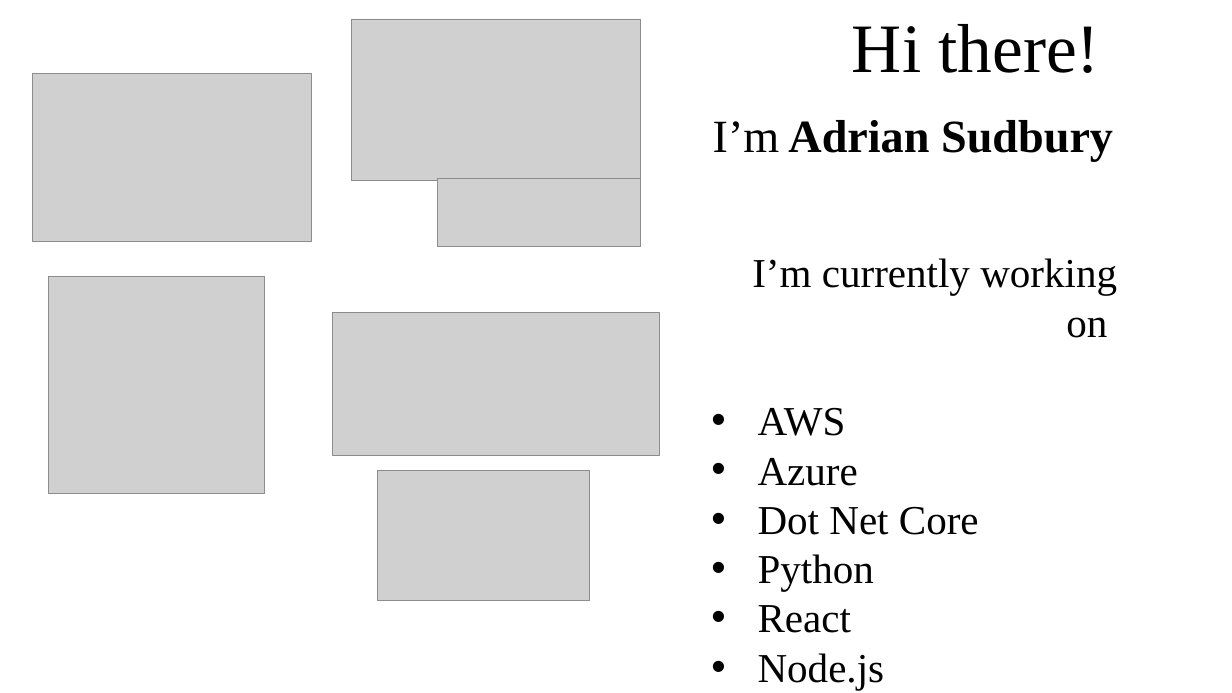
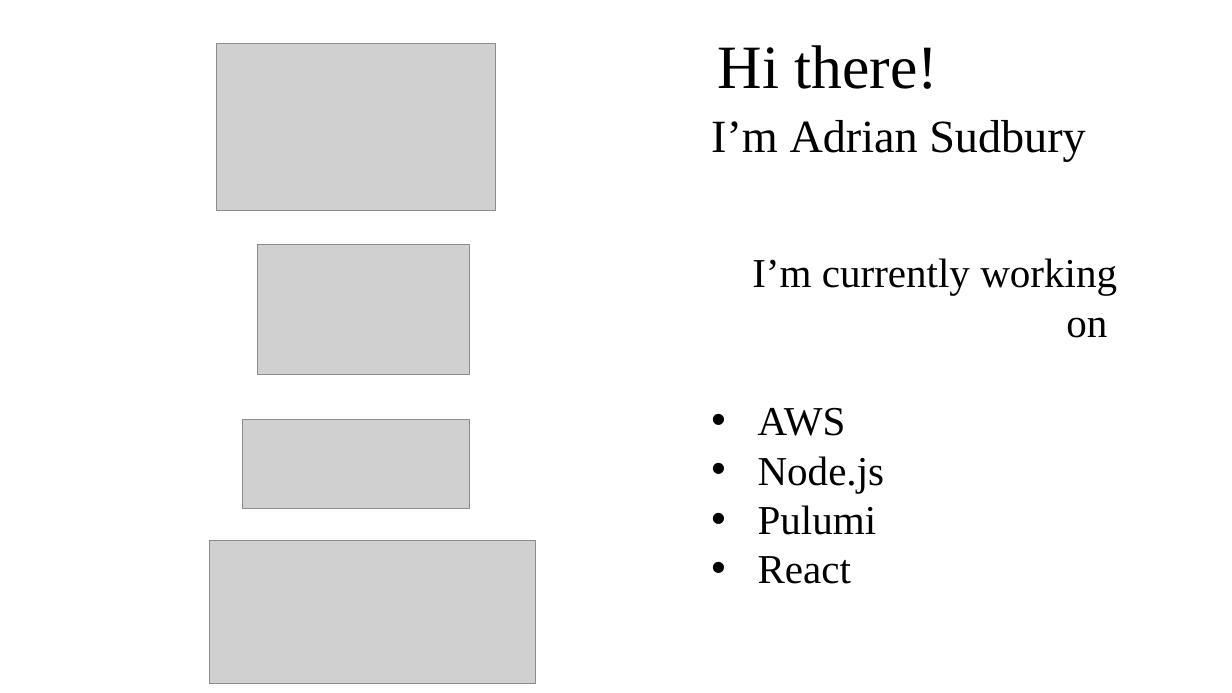
Before and after one commit to asudbury/asudbury, a slide deck: slide 1 of github message.pptx. Drawn at 1232x693 pixels with LibreOffice and Linux fonts; fonts in the diff are those of the drawing; grey boxes stand for pictures. Boxes give left, top, right and bottom in pixels: in the first picture for what was removed or moved away, otherwise in the second. Text is boxed around its words. In the diff, an @@ line names an element or a change of style, - is before the commit and + after.

Commit message:
Update to ReadMe

```diff
--- a/github message.pptx
+++ b/github message.pptx
@@ picture removed at <box>352,19,640,181</box> @@
@@ title "Hi there!": place and size @@
-title "Hi there!" at <box>852,24,1100,73</box>
+title "Hi there!" at <box>718,45,938,89</box>
@@ title "Hi there!" at <box>718,45,938,89</box>: size 54 to 48 pt @@
@@ picture: place and size @@
-picture at <box>32,74,311,241</box>
+picture at <box>217,43,496,211</box>
@@ text "I’m Adrian Sudbury" at <box>711,120,1086,162</box>: bold off in "Adrian Sudbury" @@
@@ picture removed at <box>437,178,640,247</box> @@
@@ picture: place and size @@
-picture at <box>378,470,590,601</box>
+picture at <box>258,245,470,375</box>
@@ picture removed at <box>48,277,264,494</box> @@
@@ picture added at <box>242,420,470,509</box> @@
@@ text at <box>758,456,885,535</box>: text changed @@
-• Azure
-• Dot Net Core
-• Python
+• Node.js
+• Pulumi
@@ picture: place and size @@
-picture at <box>333,312,659,456</box>
+picture at <box>210,541,536,684</box>
@@ text at <box>758,653,885,690</box>: paragraph removed @@
-• Node.js
```
